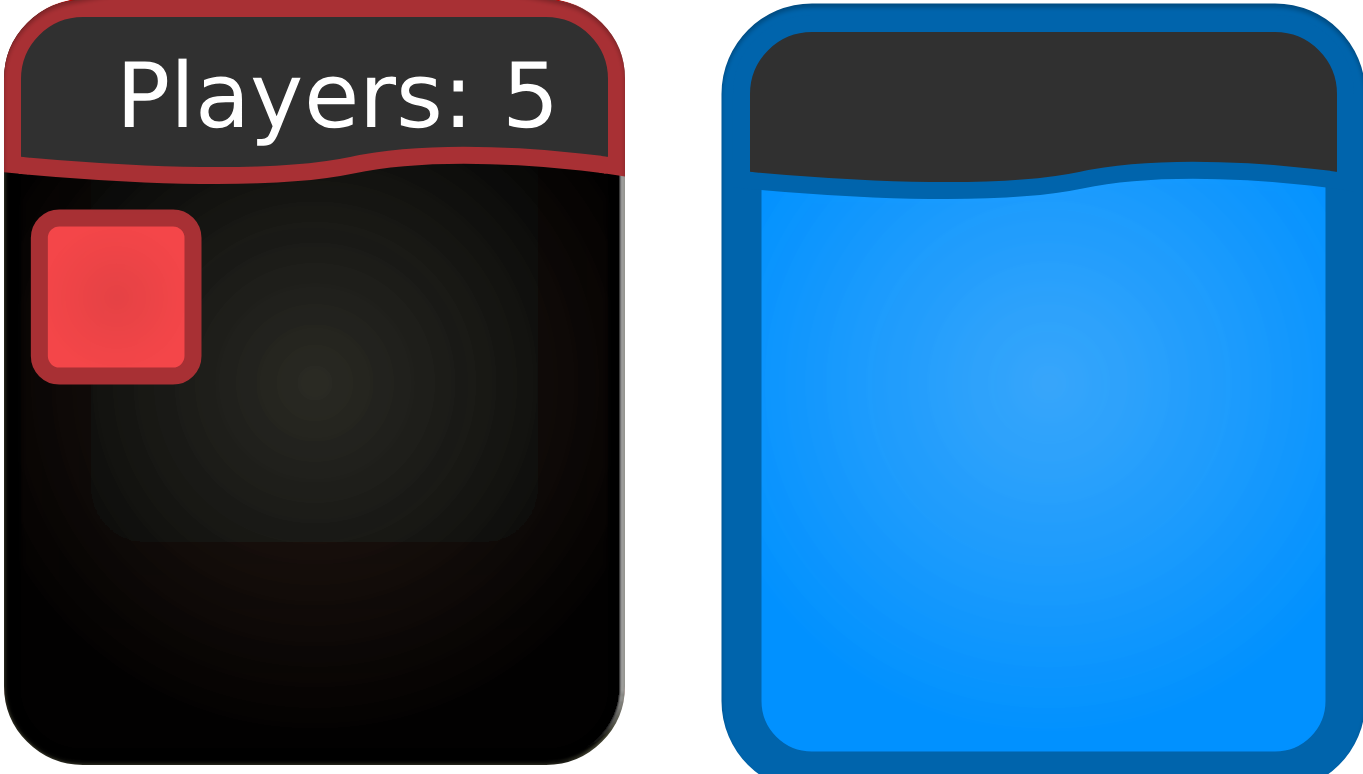
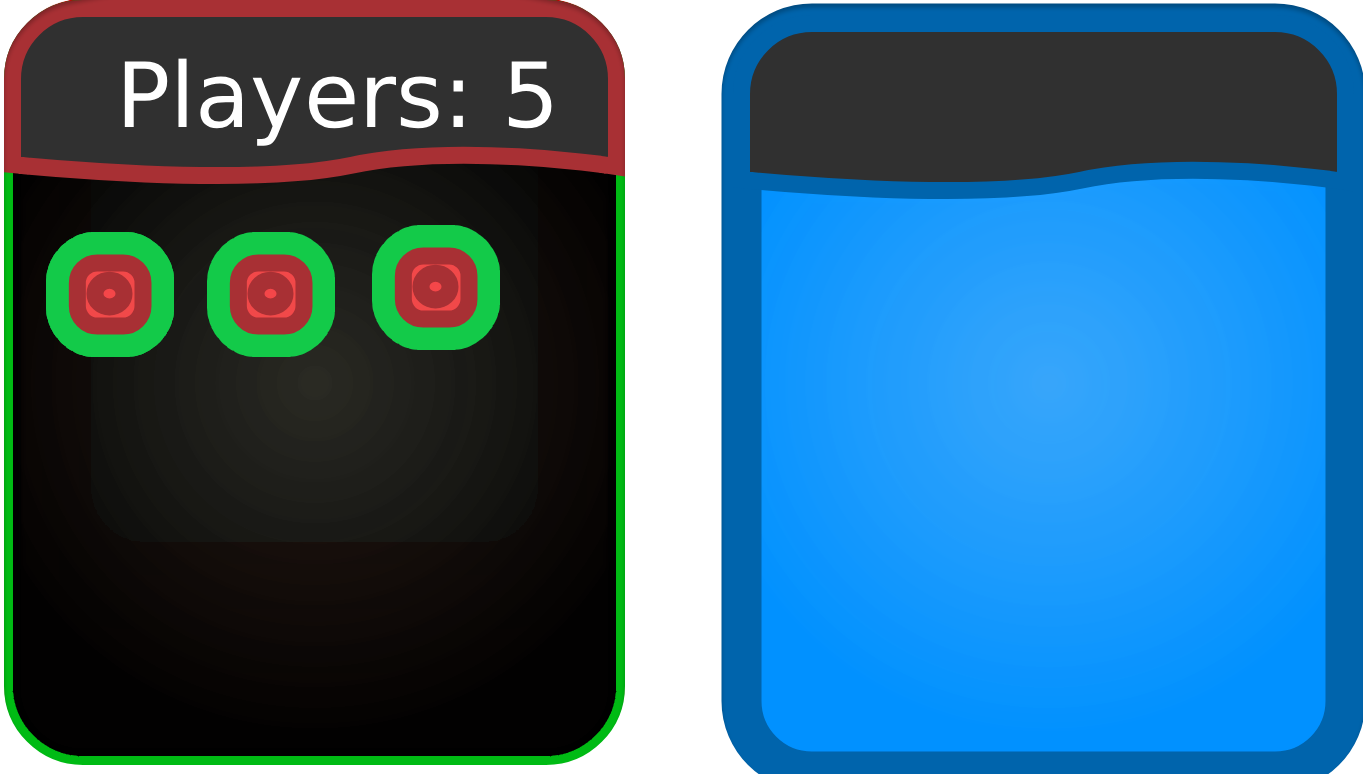
Layer changes from the first 1363px x 774px image to the second:
pixels changed over [4, 0, 1359, 765] (layer not identified)
